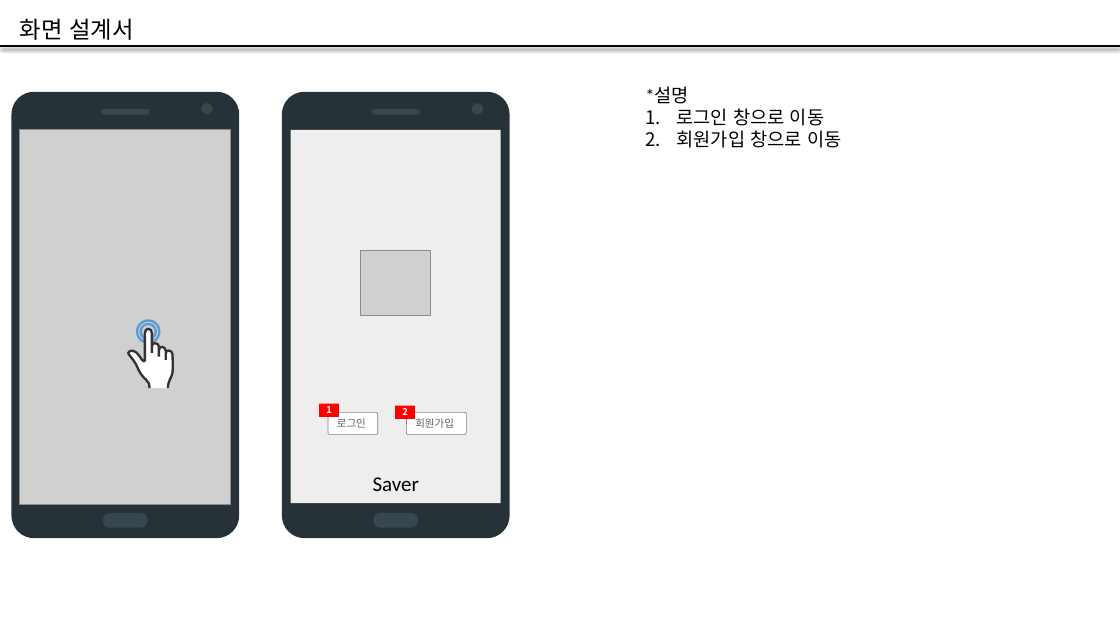
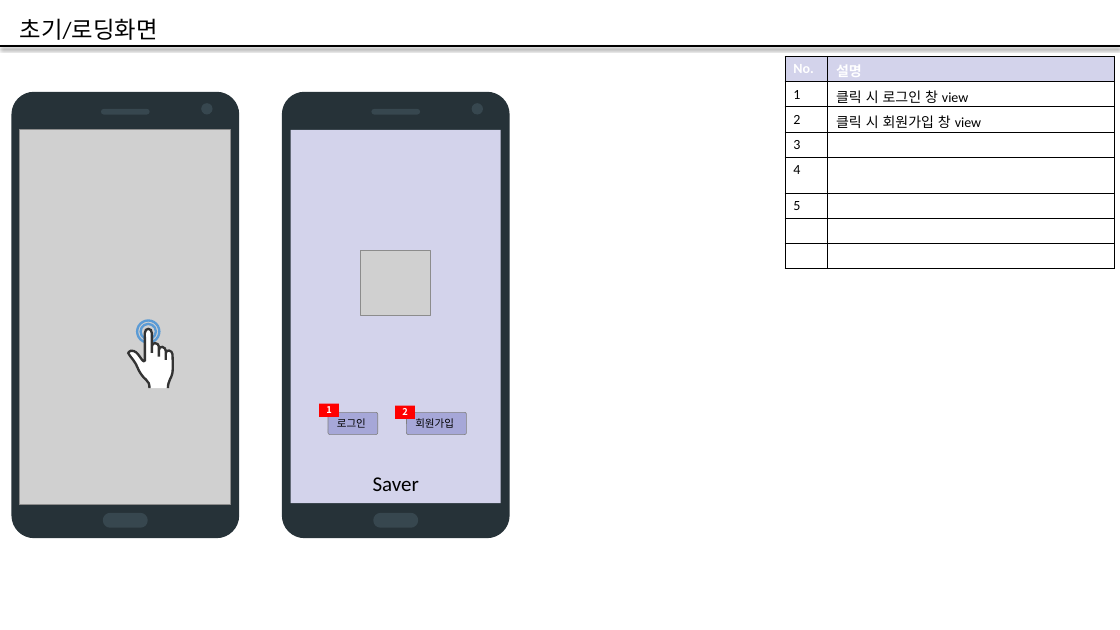
Before and after one commit to JeonSangHyuck/CapstoneDesign, a slide deck: slide 4 of docs/design/UI 설계서.pptx. Drawn at 1120x630 pixels with LibreOffice and Linux fonts; fonts in the diff are those of the drawing; grey boxes stand for pictures. Boxes give left, top, right and bottom in pixels: in the first picture for what was removed or moved away, otherwise in the second. Text is boxed around its words. In the diff, an @@ line names an element or a change of style, - is before the commit and + after.

Commit message:
UI 설계서.pptx
v1.1

```diff
--- a/docs/design/UI 설계서.pptx
+++ b/docs/design/UI 설계서.pptx
@@ text at [20, 18, 158, 40]: text changed @@
-화면 설계서
+초기/로딩화면
@@ table added at [786, 56, 1116, 269], 8 rows, 2 columns @@
+No. | 설명
+1 | 클릭 시 로그인 창 view
+2 | 클릭 시 회원가입 창 view
+3 | 
+4 | 
+5 | 
+ | 
+ | 
@@ text removed at [645, 86, 841, 148] @@
-*설명
-1. 로그인 창으로 이동
-2. 회원가입 창으로 이동
@@ rectangle at [291, 130, 501, 503]: fill #EEEEEE to #D3D3EB @@
@@ rounded rectangle "로그인" at [329, 413, 378, 434]: text colour #5F5F5F to #000000; fill #FFFFFF to #A6A7D8 @@
@@ rounded rectangle "회원가입" at [407, 413, 466, 434]: text colour #5F5F5F to #000000; fill #FFFFFF to #A6A7D8 @@
```
Also in this commit, not shown: 5 other slides changed, 7 slides added, 2 slides removed.
